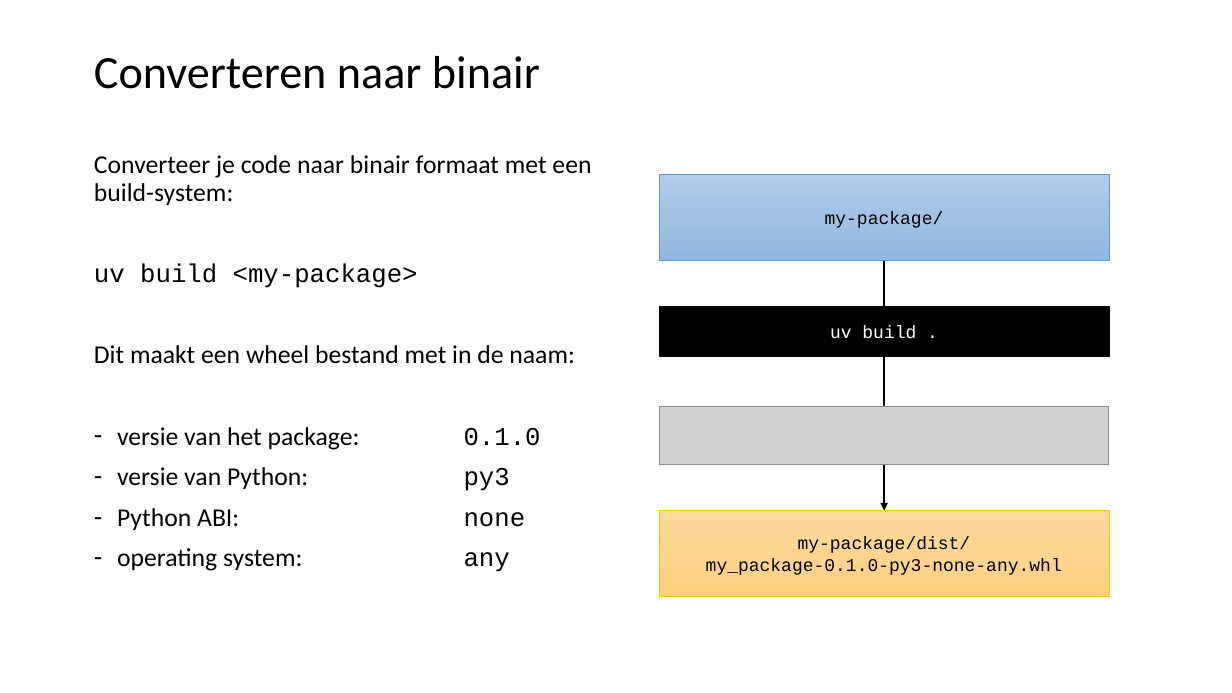
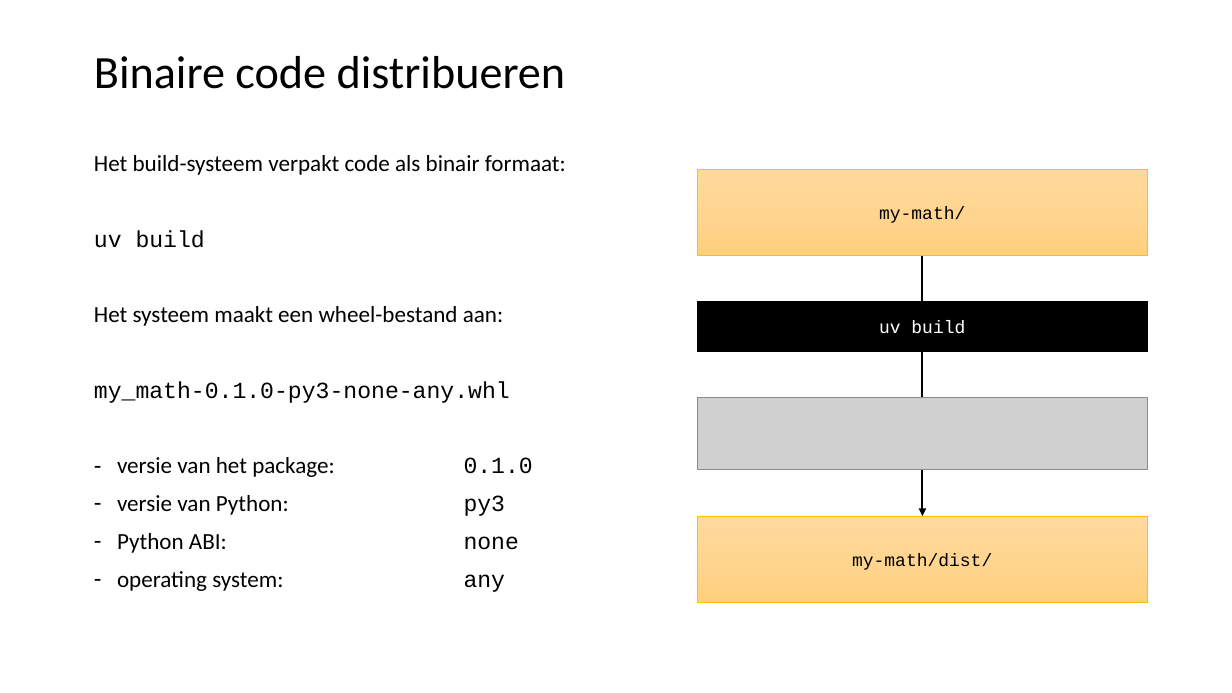
Before and after one commit to LFKoning/knowledge-sharing, a slide deck: slide 47 of python_course_4p/1_venv_package/1_venv_package.pptx (slide 40 before the commit). Drawn at 1232x693 pixels with LibreOffice and Linux fonts; fonts in the diff are those of the drawing; grey boxes stand for pictures. Boxes give left, top, right and bottom in pixels: in the first picture for what was removed or moved away, otherwise in the second. Text is boxed around its words. In the diff, an @@ line names an element or a change of style, - is before the commit and + after.

Commit message:
Update Python 4P part 1 and 4

```diff
--- a/python_course_4p/1_venv_package/1_venv_package.pptx
+++ b/python_course_4p/1_venv_package/1_venv_package.pptx
@@ title at <box>94,56,566,89</box>: text changed @@
-Converteren naar binair
+Binaire code distribueren
@@ text at <box>94,155,566,403</box>: text changed; size 20 to 18 pt @@
-Converteer je code naar binair formaat met een build-system:
-uv build <my-package>
-Dit maakt een wheel bestand met in de naam:
+Het build-systeem verpakt code als binair formaat:
+uv build
+Het systeem maakt een wheel-bestand aan:
+my_math-0.1.0-py3-none-any.whl
@@ rectangle "my-math/": place and size @@
-rectangle "my-math/" at <box>660,175,1110,261</box>
+rectangle "my-math/" at <box>698,169,1148,255</box>
@@ rectangle "my-math/" at <box>698,169,1148,255</box>: fill gradient #B1CBE9 to #A3C1E5 to #93B9E4 to gradient #FFDB9E to #FFD590 to #FFD07C; outline #5B9BD5 0.5 pt to #FFC000 0.5 pt @@
@@ text in rectangle at <box>879,207,965,223</box>: text changed @@
-my-package/
+my-math/
@@ arrow moved from (884, 261) - (884, 511) to (922, 255) - (922, 516) @@
@@ rectangle "uv build": place and size @@
-rectangle "uv build" at <box>660,307,1110,357</box>
+rectangle "uv build" at <box>698,301,1148,351</box>
@@ text in rectangle at <box>879,321,965,334</box>: text changed @@
-uv build .
+uv build
@@ picture: place and size @@
-picture at <box>660,406,1110,464</box>
+picture at <box>698,397,1148,470</box>
@@ text at <box>117,457,533,592</box>: size 20 to 18 pt in "versie van het package: 0.1.0", "versie van Python: py3", "Python ABI: none", "operating system: any" @@
@@ rectangle "my-math/dist/": place and size @@
-rectangle "my-math/dist/" at <box>660,511,1110,597</box>
+rectangle "my-math/dist/" at <box>698,516,1148,602</box>
@@ text in rectangle at <box>852,553,992,570</box>: text changed @@
-my-package/dist/
-my_package-0.1.0-py3-none-any.whl
+my-math/dist/
```
Also in this commit, not shown: 38 other slides changed, 7 slides added, 3 slides removed, 5 other files.
